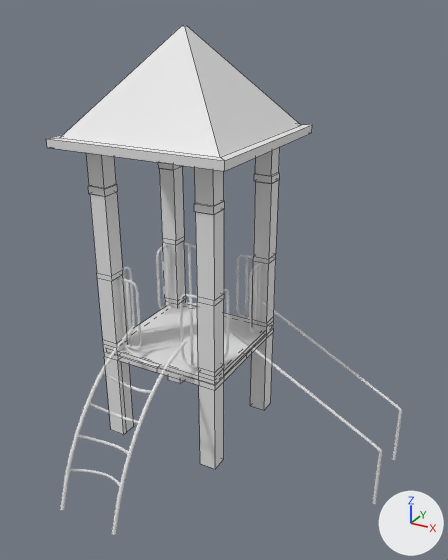
One commit to the Blender file FinalFrontier/Blender/park/RedPlayground1.blend: the scene before it, then after it.
Both versions are drawn from a camera (50 mm lens) standing at (189.0, -300.0, 197.0) and looking at (40.0, -30.0, 62.0). Arrows for +X, +Y and +Z are at lower right; the lights stay in place. Mesh edges are drawn as thin lines on the coarser meshes.
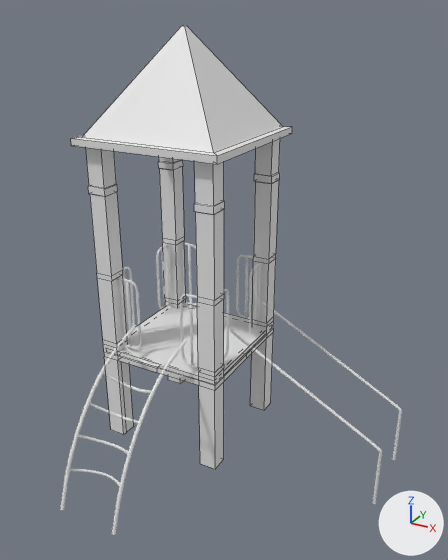
Edits to the bpy script that builds the scene:
```text
Change me_plane_003:
    where me_plane_003.from_pydata(...)  # 20 vertices, 21 faces; spans x -53.9..53.9, y -53.9..53.9, z 128.0..188.0
    used by ob_plane; location = (0.0, 0.0, 0.0)
    me_plane_003 part 1: all 16 vertices in x -53.9..53.9, y -53.9..53.9, z 128.0..133.2 are scaled about their middle by 0.835
```

Pixel boxes [x1, y1, x2, y2] of what changed, in the pictures (448 x 560 px; the box of a moved part takes in the faces that stretch with it):
'Plane', reshaped (17% narrower)
    before: [46, 25, 312, 171]
    after: [71, 25, 292, 164]
part 1 of me_plane_003, moved or reshaped
    before: [46, 26, 312, 171]
    after: [71, 26, 292, 164]
